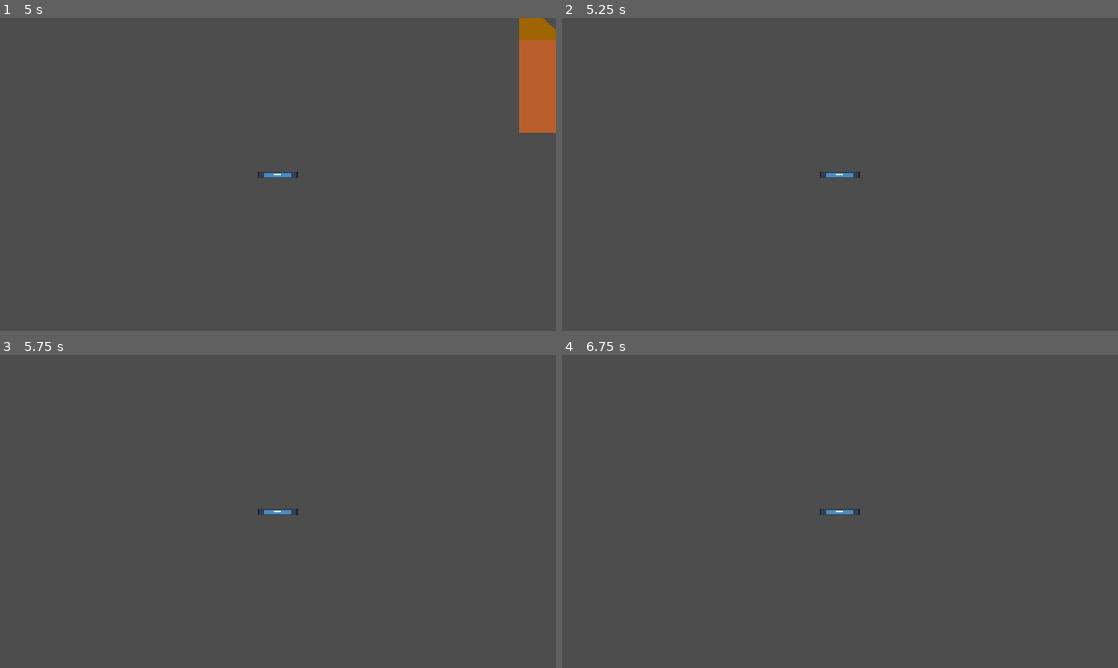
Above: before the commit, frames 1-4 (two rows, left to right).
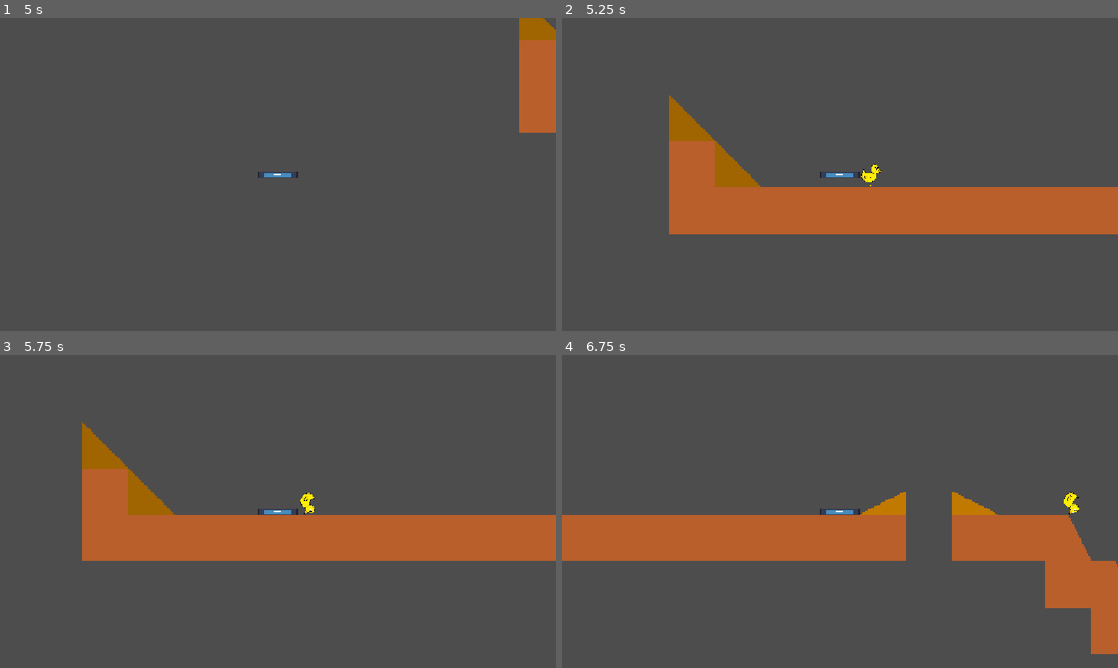
Above: after the commit, the same moments.

Repository: Mareruma/Bounce-Back
Game: Godot game, scene res://Scenes/game.tscn
The game is run twice, just before and just after one commit, with the same random seed, the same clock (stepped at 60 frames per second) and the same inputs. The engine's default icon, where the game draws it, is replaced by a stand-in: a white triangle on a blue panel in a dark square.
Inputs:
- Up to frame 1 (5 s): click "Start" at 0.5 s; tap Enter (ui_accept) at 1.25, 1.52, 2.27, 3.77, 4.52 s; hold Right (ui_right) 1.28-2.78 s; tap F (kick) every 0.75 s from 1.35 to 4.35 s; hold Left (ui_left) from 2.78 s (still down)
- Up to frame 2 (5.25 s): release Left (ui_left) at 5.03 s; hold Right (ui_right) from 5.03 s (still down); tap F (kick) at 5.1 s
- Up to frame 3 (5.75 s): keep holding Right (ui_right); tap Enter (ui_accept) at 5.27 s
- Up to frame 4 (6.75 s): keep holding Right (ui_right); tap F (kick) at 5.85, 6.6 s

Frame 1 is identical in both runs. In frame 2, 15% of the frame differs, in the area x 19-100%, y 24-70%; in frame 3, 15%; in frame 4, 16%, in the area x 0-100%, y 43-96%.

Commit message:
Add void

Diff:
--- a/Scenes/Levels/level_1.tscn
+++ b/Scenes/Levels/level_1.tscn
@@ -30,6 +30,9 @@
 
 [sub_resource type="RectangleShape2D" id="RectangleShape2D_wp5od"]
 
+[sub_resource type="WorldBoundaryShape2D" id="WorldBoundaryShape2D_wp5od"]
+distance = -384.0
+
 [node name="Level_1" type="Node2D" unique_id=547523218]
 script = ExtResource("1_cyadu")
 
@@ -43,14 +46,20 @@
 [node name="Duck" parent="." unique_id=779076703 instance=ExtResource("3_iixi8")]
 position = Vector2(149, 250)
 
-[node name="Area2D" type="Area2D" parent="." unique_id=1345982307]
+[node name="Finish" type="Area2D" parent="." unique_id=1345982307]
 
-[node name="CollisionShape2D" type="CollisionShape2D" parent="Area2D" unique_id=938978715]
+[node name="CollisionShape2D" type="CollisionShape2D" parent="Finish" unique_id=938978715]
 position = Vector2(1128, 285)
 shape = SubResource("RectangleShape2D_wp5od")
 
-[node name="Sprite2D" type="Sprite2D" parent="Area2D" unique_id=1764339959]
+[node name="Sprite2D" type="Sprite2D" parent="Finish" unique_id=1764339959]
 position = Vector2(1127.8314, 284.88382)
 texture = ExtResource("5_xgxfi")
 
-[connection signal="body_entered" from="Area2D" to="." method="_on_area_2d_body_entered"]
+[node name="Void" type="Area2D" parent="." unique_id=299740446]
+
+[node name="CollisionShape2D" type="CollisionShape2D" parent="Void" unique_id=162759750]
+shape = SubResource("WorldBoundaryShape2D_wp5od")
+
+[connection signal="body_entered" from="Finish" to="." method="_on_area_2d_body_entered"]
+[connection signal="body_entered" from="Void" to="." method="_on_void_body_entered"]
--- a/Scripts/Levels/level_1.gd
+++ b/Scripts/Levels/level_1.gd
@@ -1,6 +1,8 @@
 extends Node2D
-
 
 func _on_area_2d_body_entered(body: Node2D) -> void:
 	if body.name == "Duck":
 		get_tree().change_scene_to_file("res://Scenes/game.tscn")
+
+func _on_void_body_entered(_body: Node2D) -> void:
+	get_tree().reload_current_scene()
